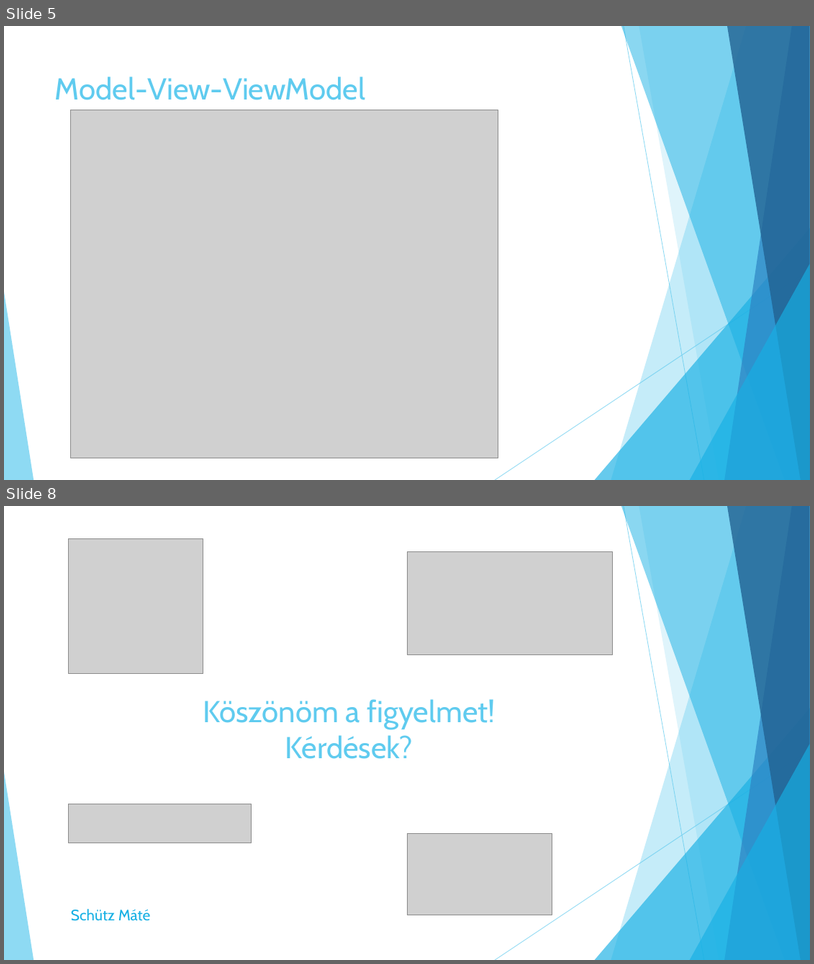
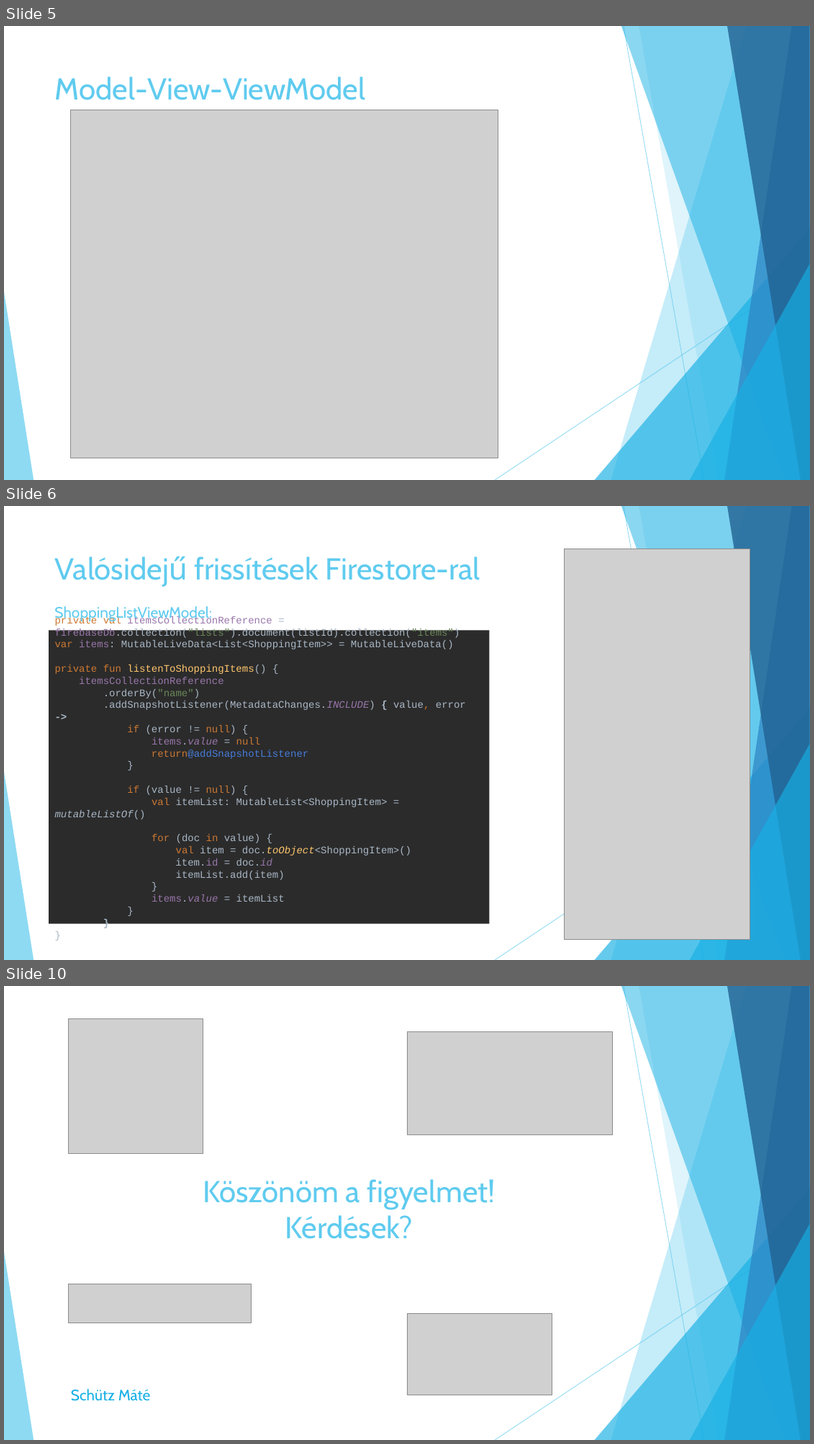
Before and after one commit to Maxtr0n/ShoppingListAndroid, a slide deck: bemutato.pptx. Shown one above the other, each under a label of ours: slides 5 and 8 before the commit, slides 5, 6 and 10 after it; the slides between them are not shown. The pictures are 814x964 and 814x1444 pixels, drawn with LibreOffice and Linux fonts; fonts in the diff are those of the drawing; grey boxes stand for pictures. Boxes give left, top, right and bottom in pixels: in the first picture for what was removed or moved away, otherwise in the second. Text is boxed around its words. In the diff, an @@ line names an element or a change of style, - is before the commit and + after.

```diff
--- a/bemutato.pptx
+++ b/bemutato.pptx
@@ slide 6 added at (x1=4, y1=506, x2=810, y2=960), background #FFFFFF; not listed: 10 template elements that a slide beside it also shows @@
@@ title added at (x1=194, y1=556, x2=481, y2=580), 36 pt, text #5FCBEF @@
+Valósidejű frissítések Firestore-ral
@@ picture added at (x1=564, y1=549, x2=751, y2=939) @@
@@ text added at (x1=54, y1=606, x2=212, y2=622), 18 pt, text #5FCBEF @@
+ShoppingListViewModel:
@@ text added at (x1=49, y1=627, x2=490, y2=926), fill #2B2B2B, 12 pt, text #A9B7C6 @@
+private val itemsCollectionReference = firebaseDb.collection("lists").document(listId).collection("items")
+var items: MutableLiveData<List<ShoppingItem>> = MutableLiveData()
+private fun listenToShoppingItems() {
+itemsCollectionReference
+.orderBy("name")
+.addSnapshotListener(MetadataChanges.INCLUDE) { value, error ->
+if (error != null) {
+items.value = null
+return@addSnapshotListener
+}
+if (value != null) {
+val itemList: MutableList<ShoppingItem> = mutableListOf()
+for (doc in value) {
+val item = doc.toObject<ShoppingItem>()
+item.id = doc.id
+itemList.add(item)
+}
+items.value = itemList
+}
+}
+}
@@ what was slide 8 is now slide 10 @@
```
Also in this commit, not shown: 3 slides changed, 2 other slides added, 1 slide removed, 3 other files.
